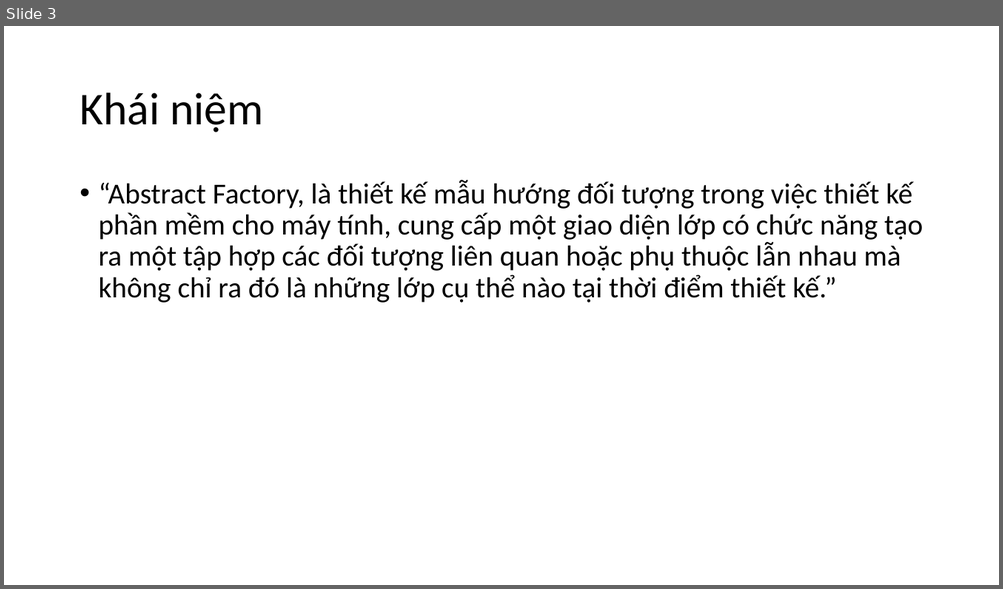
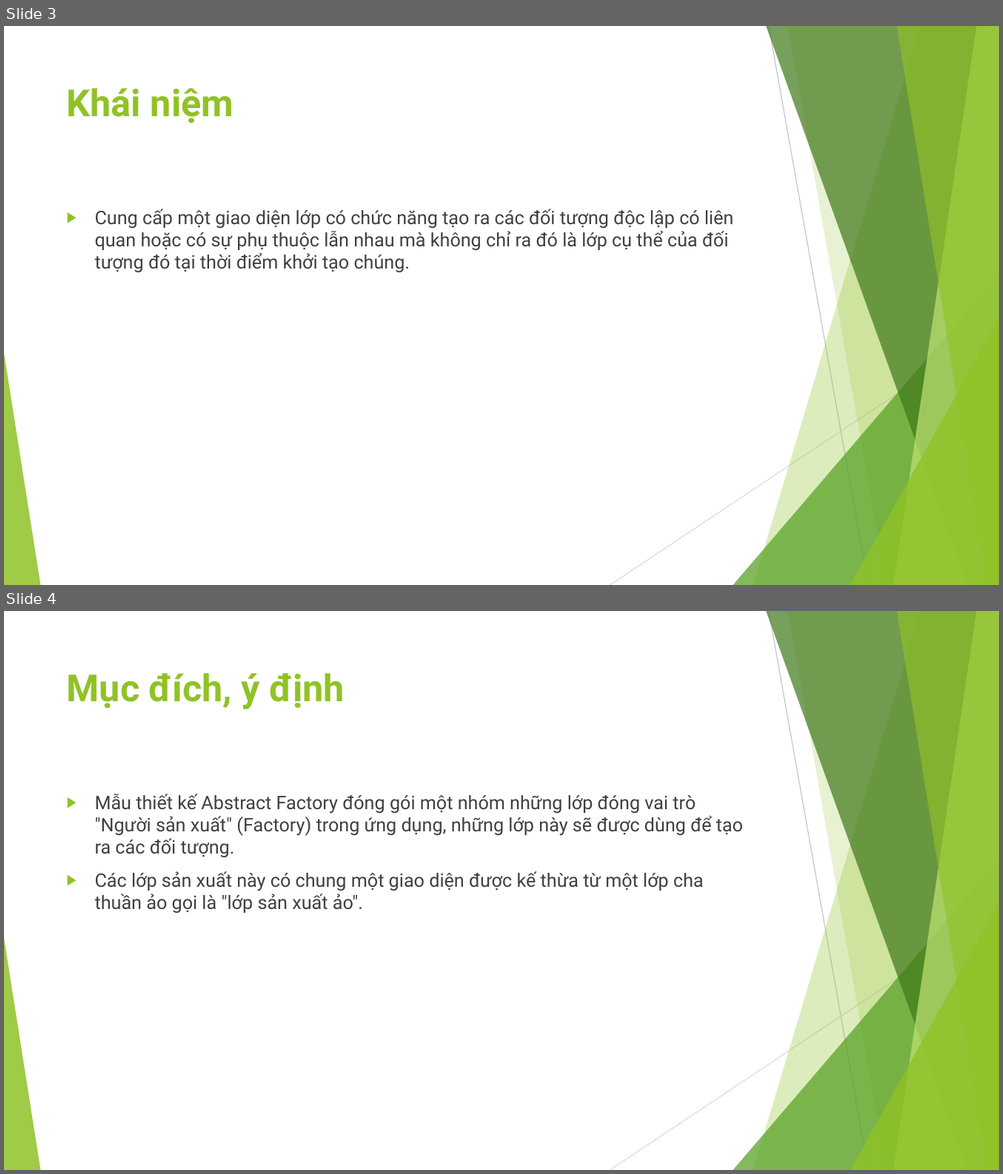
Before and after one commit to ChrisJamison/design_pattern, a slide deck: Báo cáo cuối kỳ/1. Abstract Fatory/Slide.pptx. Shown one above the other, each under a label of ours: slide 3 before the commit, slides 3 and 4 after it. The pictures are 1003x589 and 1003x1174 pixels, drawn with LibreOffice and Linux fonts; fonts in the diff are those of the drawing. Boxes give left, top, right and bottom in pixels: in the first picture for what was removed or moved away, otherwise in the second. Text is boxed around its words. In the diff, an @@ line names an element or a change of style, - is before the commit and + after.

Commit message:
Updated Abstract Factory (báo cáo + slide)

```diff
--- a/Báo cáo cuối kỳ/1. Abstract Fatory/Slide.pptx
+++ b/Báo cáo cuối kỳ/1. Abstract Fatory/Slide.pptx
@@ slide 4 added at <box>4,611,999,1170</box>, background #FFFFFF; not listed: 10 template elements that a slide beside it also shows @@
@@ title added at <box>67,673,345,709</box>, 36 pt, text #90C226, bold @@
+Mục đích, ý định
@@ text added at <box>95,794,743,914</box>, 18 pt, text #404040 @@
+▶ Mẫu thiết kế Abstract Factory đóng gói một nhóm những lớp đóng vai trò "Người sản xuất" (Factory) trong ứng dụng, những lớp này sẽ được dùng để tạo ra các đối tượng.
+▶ Các lớp sản xuất này có chung một giao diện được kế thừa từ một lớp cha thuần ảo gọi là "lớp sản xuất ảo".
@@ slide 3 changed as well @@
@@ title "Khái niệm": place and size @@
-title "Khái niệm" at <box>79,93,263,133</box>
+title "Khái niệm" at <box>67,88,233,123</box>
@@ title "Khái niệm" at <box>67,88,233,123</box>: size 44 to 36 pt, font Calibri to Roboto, text colour #000000 to #90C226, bold on; line spacing 0.9 to 1; vertical alignment middle to top @@
@@ text at <box>95,209,734,273</box>: text changed; size 28 to 18 pt; font Calibri to Roboto; text colour #000000 to #404040 @@
-• “Abstract Factory, là thiết kế mẫu hướng đối tượng trong việc thiết kế phần mềm cho máy tính, cung cấp một giao diện lớp có chức năng tạo ra một tập hợp các đối tượng liên quan hoặc phụ thuộc lẫn nhau mà không chỉ ra đó là những lớp cụ thể nào tại thời điểm thiết kế.”
+▶ Cung cấp một giao diện lớp có chức năng tạo ra các đối tượng độc lập có liên quan hoặc có sự phụ thuộc lẫn nhau mà không chỉ ra đó là lớp cụ thể của đối tượng đó tại thời điểm khởi tạo chúng.
@@ group added at <box>4,26,999,585</box>: 5 freeform shapes, 3 triangles, 2 lines @@
```
Also in this commit, not shown: 7 other slides changed, 4 other slides added, 3 slides removed, 1 other file.
